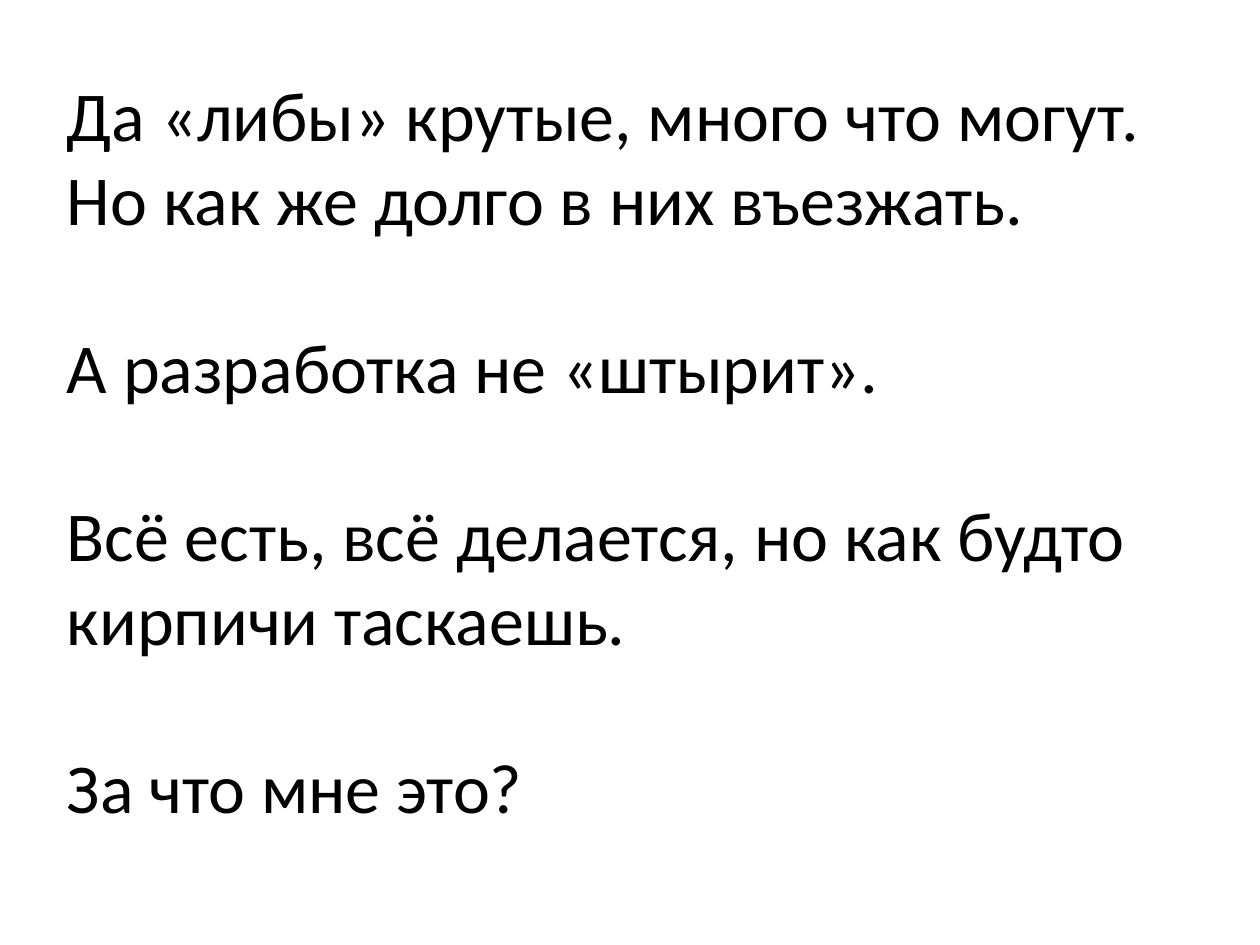
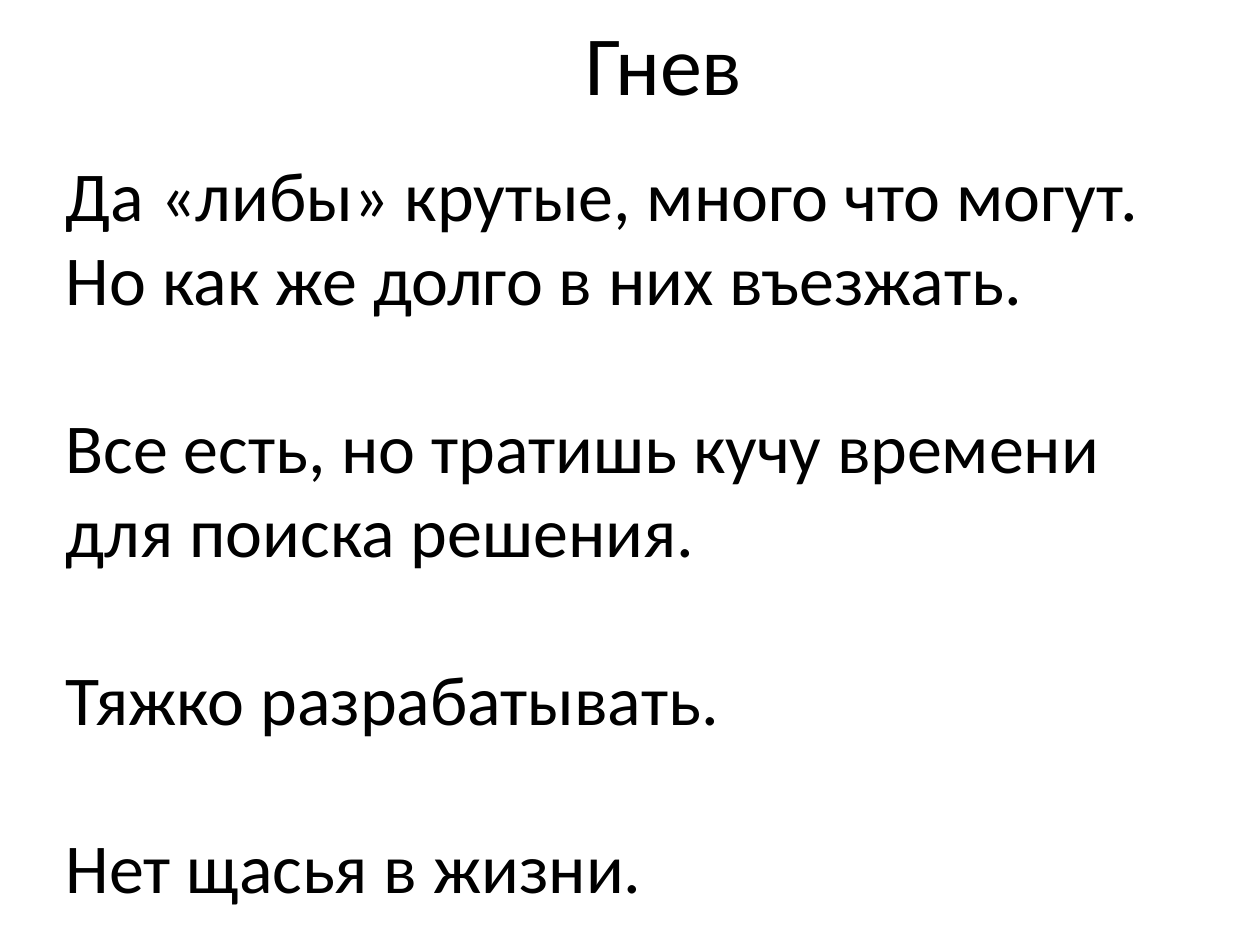
Before and after one commit to nickolaysm/flux_its_easy, a slide deck: slide 5 of pptx/Flux.pptx. Drawn at 1260x945 pixels with LibreOffice and Linux fonts; fonts in the diff are those of the drawing. Boxes give left, top, right and bottom in pixels: in the first picture for what was removed or moved away, otherwise in the second. Text is boxed around its words. In the diff, an @@ line names an element or a change of style, - is before the commit and + after.

```diff
--- a/pptx/Flux.pptx
+++ b/pptx/Flux.pptx
@@ text added at bbox=[585, 41, 742, 96], 48 pt, text #000000 @@
+Гнев
@@ text "Да «либы» крутые, много что ...": place and size @@
-text "Да «либы» крутые, много что ..." at bbox=[67, 93, 1139, 814]
+text "Да «либы» крутые, много что ..." at bbox=[66, 173, 1138, 905]
@@ text at bbox=[66, 428, 1099, 905]: text changed @@
-А разработка не «штырит».
-Всё есть, всё делается, но как будто кирпичи таскаешь.
-За что мне это?
+Все есть, но тратишь кучу времени для поиска решения.
+Тяжко разрабатывать.
+Нет щасья в жизни.
```
Also in this commit, not shown: 17 other slides changed, 4 slides added, 1 slide removed.
